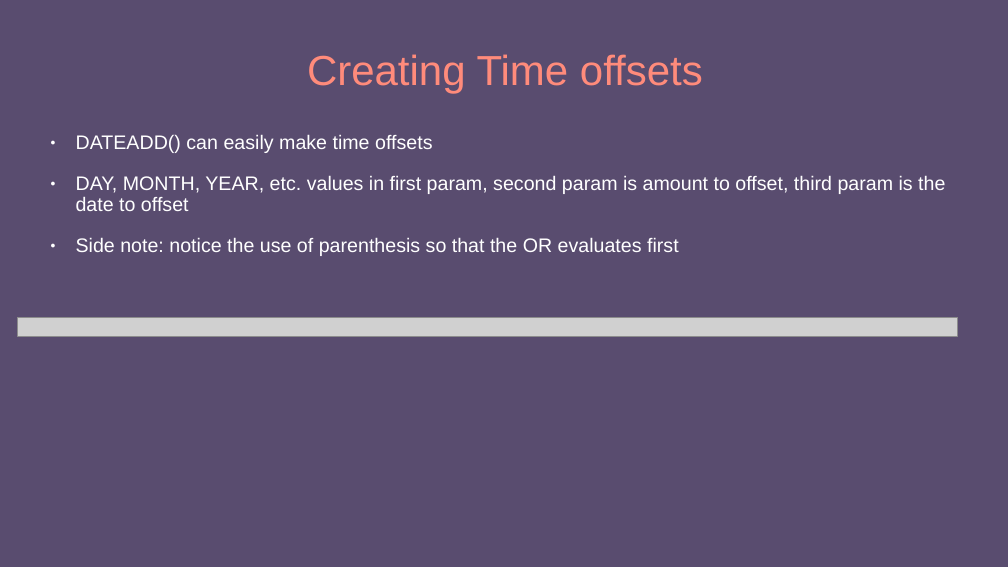
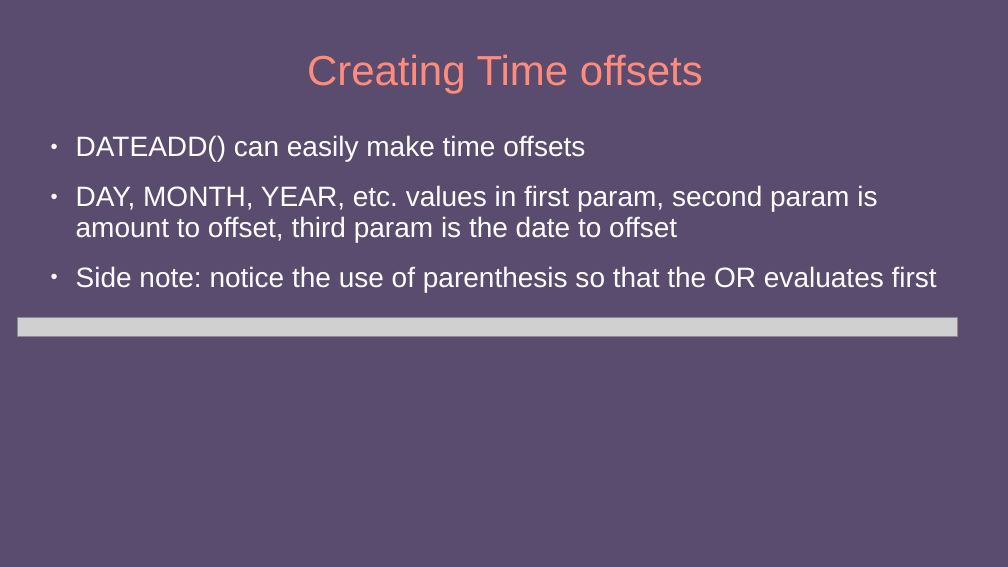
Before and after one commit to e-m-wilson/dotnet, a slide deck: slide 64 of Resources-Notes-Ppts/SQL/SQL_MSSQL.pptx (slide 62 before the commit). Drawn at 1008x567 pixels with LibreOffice and Linux fonts; fonts in the diff are those of the drawing; grey boxes stand for pictures. Boxes give left, top, right and bottom in pixels: in the first picture for what was removed or moved away, otherwise in the second. Text is boxed around its words. In the diff, an @@ line names an element or a change of style, - is before the commit and + after.

```diff
--- a/Resources-Notes-Ppts/SQL/SQL_MSSQL.pptx
+++ b/Resources-Notes-Ppts/SQL/SQL_MSSQL.pptx
@@ text "DATEADD() can easily make time ..." at [76, 135, 937, 292]: size 14 to 20 pt @@
```
Also in this commit, not shown: 4 other slides changed, 3 slides added.
